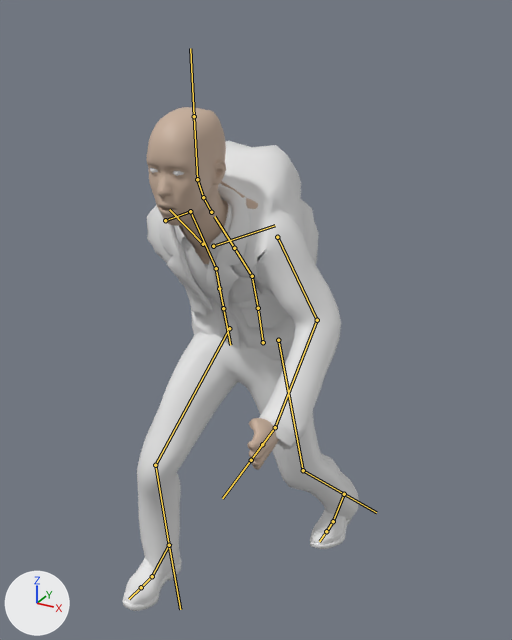
The FBX model Assets/blackwhite-side-scroller/hero.fbx, before and after one commit.
The view is the same before and after, from a 50 mm lens placed at (0.974, -1.802, 1.768), pointed at (0.02, -0.067, 0.901). Lighting does not change. The marker at lower left points along +X, +Y and +Z. Both versions are drawn at frame 1 of the action 'metarig|Jump.001'; the numbers are the values there. The bones that bend it are drawn over the model as lines.

Objects in the first picture: 'makehuman_character-base'.
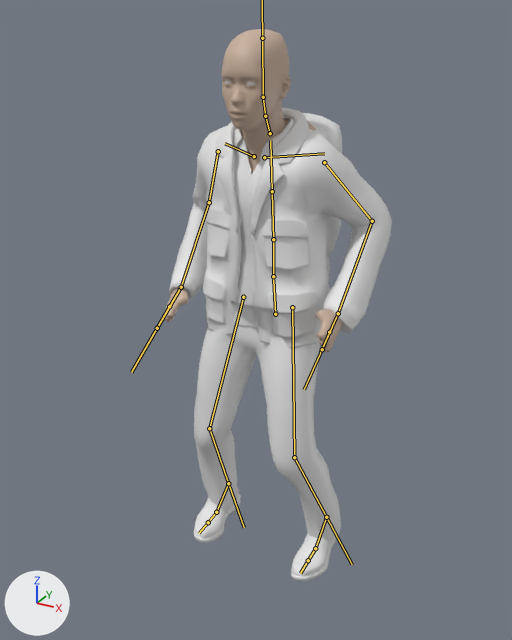
Boxes (x1, y1, x2, y2) around the edits, measured in the pictures (512 x 640 px):
'makehuman_character-base', posed (10% taller): before (123, 107, 359, 611); after (164, 29, 392, 581)
bone 'spine', root to tip: before (263, 342) to (258, 311); after (275, 314) to (273, 279)
bone 'spine.001', root to tip: before (258, 308) to (252, 276); after (273, 276) to (273, 239)
bone 'spine.002', root to tip: before (252, 276) to (234, 248); after (273, 239) to (272, 191)
bone 'spine.004', root to tip: before (211, 212) to (203, 197); after (270, 133) to (265, 116)
bone 'head', root to tip: before (197, 179) to (194, 116); after (263, 97) to (262, 38)
bone 'upper_arm.L', root to tip: before (277, 237) to (317, 320); after (324, 162) to (372, 221)
bone 'forearm.L', root to tip: before (317, 320) to (275, 427); after (372, 221) to (338, 313)
bone 'hand.L', root to tip: before (275, 427) to (262, 444); after (338, 313) to (329, 332)
bone 'upper_arm.R', root to tip: before (165, 220) to (190, 211); after (218, 151) to (209, 202)
bone 'forearm.R', root to tip: before (190, 211) to (216, 268); after (209, 202) to (181, 287)
bone 'hand.R', root to tip: before (216, 268) to (219, 288); after (181, 287) to (169, 306)
bone 'thigh.L', root to tip: before (278, 340) to (303, 470); after (292, 307) to (294, 457)
bone 'shin.L', root to tip: before (303, 470) to (344, 494); after (294, 457) to (326, 517)
bone 'thigh.R', root to tip: before (229, 328) to (155, 465); after (243, 297) to (209, 428)
bone 'shin.R', root to tip: before (155, 465) to (169, 545); after (209, 428) to (228, 483)
bone 'foot.R.IK', root to tip: before (169, 545) to (171, 543); after (228, 483) to (230, 482)
bone 'hand.L.IK', root to tip: before (275, 427) to (251, 460); after (338, 313) to (322, 349)
bone 'foot.L.IK', root to tip: before (344, 494) to (345, 492); after (326, 517) to (327, 515)
bone 'toe.L', root to tip: before (333, 521) to (326, 531); after (315, 548) to (308, 560)

The change, as a list of edits to the scene's bpy script:
```text
Change bone_spine:
    where bone_spine = bpy.data.objects['metarig'].pose.bones['spine']
    bone_spine.location: (0.0, -0.109, 0.062) -> (0.0, -0.066, -0.037)
    bone_spine.rotation_quaternion: (1.0, 0.0, 0.0, 0.0) -> (0.998, -0.066, 0.0, 0.0)  # degrees (0, 0, 0) -> degrees (-8, 0, 0)
Change bone_spine_001:
    where bone_spine_001 = bpy.data.objects['metarig'].pose.bones['spine.001']  # child of 'spine'
    bone_spine_001.rotation_quaternion: (0.996, 0.087, 0.0, 0.0) -> (1.0, 0.012, 0.0, 0.0)  # degrees (10, 0, 0) -> degrees (1, 0, 0)
Change bone_spine_002:
    where bone_spine_002 = bpy.data.objects['metarig'].pose.bones['spine.002']  # child of 'spine.001'
    bone_spine_002.rotation_quaternion: (0.959, 0.285, 0.0, 0.0) -> (0.994, 0.113, 0.0, 0.0)  # degrees (33, 0, 0) -> degrees (13, 0, 0)
Change bone_spine_004:
    where bone_spine_004 = bpy.data.objects['metarig'].pose.bones['spine.004']  # child of 'spine.003'
    bone_spine_004.rotation_quaternion: (0.972, -0.236, 0.0, 0.0) -> (1.0, 0.0, 0.0, 0.0)  # degrees (-27, 0, 0) -> degrees (0, 0, 0)
Change bone_head:
    where bone_head = bpy.data.objects['metarig'].pose.bones['head']  # child of 'spine.005'
    bone_head.rotation_quaternion: (0.994, -0.11, -0.001, 0.0) -> (0.999, -0.033, 0.0, 0.0)  # degrees (-13, 0, 0) -> degrees (-4, 0, 0)
Change bone_upper_arm_l:
    where bone_upper_arm_l = bpy.data.objects['metarig'].pose.bones['upper_arm.L']  # child of 'shoulder.L'
    bone_upper_arm_l.rotation_quaternion: (0.968, 0.248, 0.023, -0.03) -> (0.96, -0.226, 0.092, -0.136)  # degrees (29, 3, -3) -> degrees (-27, 7, -18)
Change bone_forearm_l:
    where bone_forearm_l = bpy.data.objects['metarig'].pose.bones['forearm.L']  # child of 'upper_arm.L'
    bone_forearm_l.rotation_quaternion: (0.985, 0.167, 0.003, -0.034) -> (0.927, 0.338, -0.019, -0.158)  # degrees (19, 1, -4) -> degrees (39, 4, -18)
Change bone_hand_l:
    where bone_hand_l = bpy.data.objects['metarig'].pose.bones['hand.L']  # child of 'forearm.L'
    bone_hand_l.rotation_quaternion: (0.9, 0.151, -0.262, 0.315) -> (0.972, 0.064, -0.137, 0.179)  # degrees (7, -34, 36) -> degrees (5, -17, 20)
Change bone_upper_arm_r:
    where bone_upper_arm_r = bpy.data.objects['metarig'].pose.bones['upper_arm.R']  # child of 'shoulder.R'
    bone_upper_arm_r.rotation_quaternion: (0.92, -0.326, -0.088, 0.199) -> (0.967, -0.19, -0.09, 0.146)  # degrees (-39, -2, 25) -> degrees (-23, -7, 19)
Change bone_forearm_r:
    where bone_forearm_r = bpy.data.objects['metarig'].pose.bones['forearm.R']  # child of 'upper_arm.R'
    bone_forearm_r.rotation_quaternion: (0.988, 0.066, 0.002, 0.141) -> (0.947, 0.286, 0.015, 0.145)  # degrees (8, -1, 16) -> degrees (33, -3, 16)
Change bone_hand_r:
    where bone_hand_r = bpy.data.objects['metarig'].pose.bones['hand.R']  # child of 'forearm.R'
    bone_hand_r.rotation_quaternion: (0.968, 0.072, -0.239, -0.038) -> (0.986, -0.004, -0.143, -0.083)  # degrees (10, -27, -7) -> degrees (1, -16, -10)
Change bone_thigh_l:
    where bone_thigh_l = bpy.data.objects['metarig'].pose.bones['thigh.L']  # child of 'spine'
    bone_thigh_l.rotation_quaternion: (0.998, 0.065, 0.004, -0.014) -> (0.999, -0.039, 0.002, -0.012)  # degrees (7, 1, -2) -> degrees (-4, 0, -1)
Change bone_shin_l:
    where bone_shin_l = bpy.data.objects['metarig'].pose.bones['shin.L']  # child of 'thigh.L'
    bone_shin_l.rotation_quaternion: (0.964, 0.265, -0.001, 0.008) -> (0.961, 0.277, -0.001, 0.015)  # degrees (31, 0, 1) -> degrees (32, -1, 2)
Change bone_thigh_r:
    where bone_thigh_r = bpy.data.objects['metarig'].pose.bones['thigh.R']  # child of 'spine'
    bone_thigh_r.rotation_quaternion: (0.945, -0.326, 0.002, 0.027) -> (1.0, -0.015, -0.002, 0.009)  # degrees (-38, 1, 3) -> degrees (-2, 0, 1)
Change bone_shin_r:
    where bone_shin_r = bpy.data.objects['metarig'].pose.bones['shin.R']  # child of 'thigh.R'
    bone_shin_r.rotation_quaternion: (0.929, 0.366, -0.001, -0.049) -> (0.971, 0.239, 0.001, -0.015)  # degrees (43, 2, -5) -> degrees (28, 0, -2)
Change bone_foot_r_ik:
    where bone_foot_r_ik = bpy.data.objects['metarig'].pose.bones['foot.R.IK']
    bone_foot_r_ik.location: (0.0, -0.285, 0.01) -> (0.0, 0.11, 0.006)
    bone_foot_r_ik.rotation_quaternion: (0.999, -0.035, 0.0, 0.0) -> (0.999, 0.047, 0.0, 0.0)  # degrees (-4, 0, 0) -> degrees (5, 0, 0)
Change bone_hand_l_ik:
    where bone_hand_l_ik = bpy.data.objects['metarig'].pose.bones['hand.L.IK']
    bone_hand_l_ik.location: (0.341, 0.246, 0.038) -> (0.257, -0.14, -0.125)
    bone_hand_l_ik.rotation_quaternion: (0.936, 0.344, -0.079, 0.012) -> (0.977, 0.202, -0.045, -0.051)  # degrees (41, -9, -2) -> degrees (24, -4, -7)
Change bone_foot_l_ik:
    where bone_foot_l_ik = bpy.data.objects['metarig'].pose.bones['foot.L.IK']
    bone_foot_l_ik.location: (0.0, 0.267, 0.011) -> (0.0, 0.099, 0.026)
    bone_foot_l_ik.rotation_quaternion: (1.0, -0.018, 0.0, 0.0) -> (0.997, 0.077, 0.0, 0.0)  # degrees (-2, 0, 0) -> degrees (9, 0, 0)
Change bone_toe_l:
    where bone_toe_l = bpy.data.objects['metarig'].pose.bones['toe.L']  # child of 'foot.L'
    bone_toe_l.rotation_quaternion: (1.0, -0.017, 0.0, 0.0) -> (1.0, 0.023, 0.0, 0.0)  # degrees (-2, 0, 0) -> degrees (3, 0, 0)
```
